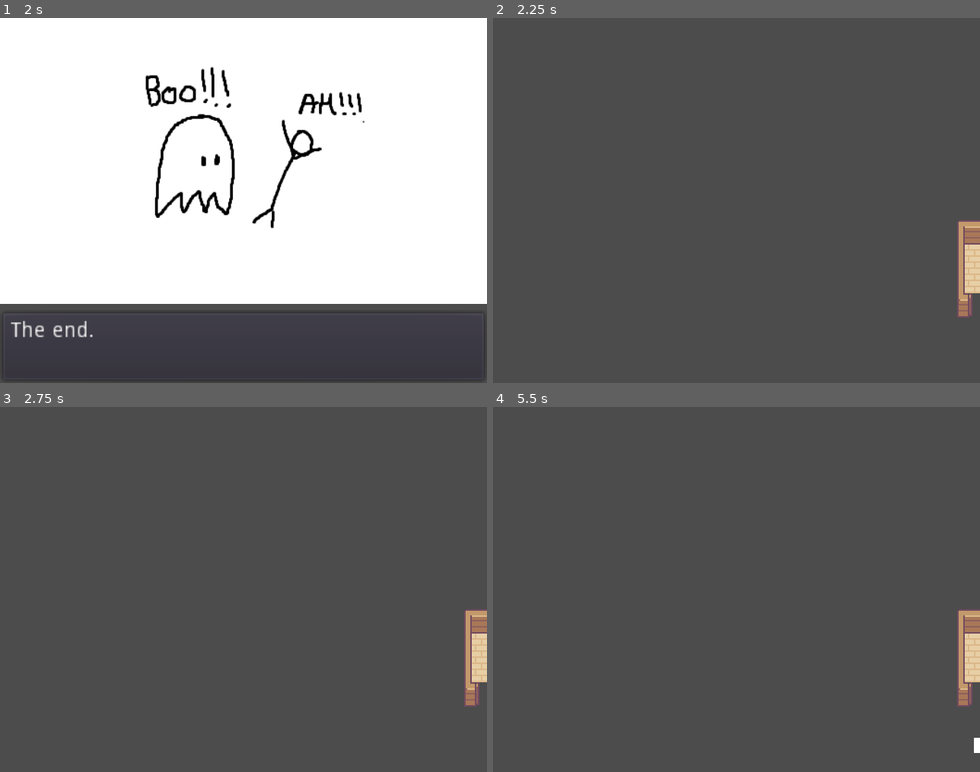
Above: before the commit, frames 1-4 (two rows, left to right).
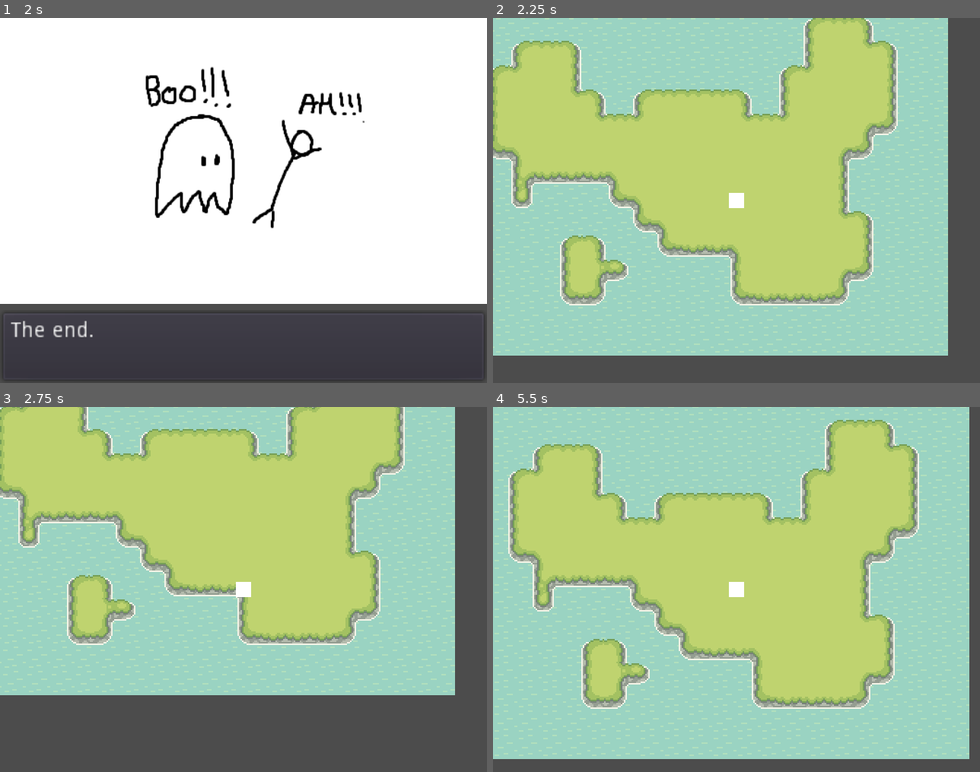
Above: after the commit, the same moments.

Repository: ZeeHatcher/project-dreams
Game: Godot game, scene res://scenes/main_menu/main_menu.tscn
Two runs of this game, one before a commit and one after it. Both use one fixed random seed, a clock stepped at 60 frames per second and the inputs below.
Inputs:
- Up to frame 1 (2 s): click "Play" at 0.5 s; tap Enter at 1.25 s; hold D (move_right) from 1.28 s (still down); hold Space (interact) from 1.28 s (still down)
- Up to frame 2 (2.25 s): release D (move_right) at 2.03 s; release Space (interact) at 2.03 s; hold S (move_down) from 2.03 s (still down); tap Space (interact) at 2.1 s
- Up to frame 3 (2.75 s): keep holding S (move_down)
- Up to frame 4 (5.5 s): release S (move_down) at 2.78 s; hold D (move_right) 2.78-3.53 s; hold Space (interact) 2.78-3.53 s; hold W (move_up) 3.53-4.28 s; tap Space (interact) at 3.6, 5.1 s; hold Space (interact) 4.28-5.03 s; hold A (move_left) from 4.28 s (still down)

Frame 1 is identical in both runs. In frame 2, 88% of the frame differs, in the area x 0-100%, y 0-93%; in frame 3, 75%; in frame 4, 95%, in the area x 0-100%, y 0-97%.

Commit message:
basic camera implementation, replace 'main' scene with 'game'

Diff:
--- /dev/null
+++ b/misc/camera.gd
@@ -0,0 +1,13 @@
+extends Camera2D
+
+
+export(NodePath) var tracked
+
+onready var _target = get_node(tracked)
+
+
+func _physics_process(_delta):
+	if not _target:
+		return
+
+	position = _target.position
--- /dev/null
+++ b/scenes/game/game.gd
@@ -0,0 +1,5 @@
+extends Node2D
+
+
+func _ready():
+	pass
--- a/scenes/game/game.tscn
+++ b/scenes/game/game.tscn
@@ -1,11 +1,14 @@
-[gd_scene load_steps=5 format=2]
+[gd_scene load_steps=7 format=2]
 
 [ext_resource path="res://scenes/game/floor_tileset.tres" type="TileSet" id=1]
 [ext_resource path="res://entities/acolyte/acolyte.tscn" type="PackedScene" id=2]
 [ext_resource path="res://scenes/game/decoration_tileset.tres" type="TileSet" id=3]
 [ext_resource path="res://scenes/game/water_tileset.tres" type="TileSet" id=4]
+[ext_resource path="res://misc/camera.gd" type="Script" id=5]
+[ext_resource path="res://scenes/game/game.gd" type="Script" id=6]
 
 [node name="Game" type="Node2D"]
+script = ExtResource( 6 )
 
 [node name="Water" type="TileMap" parent="."]
 tile_set = ExtResource( 4 )
@@ -24,7 +27,12 @@
 cell_size = Vector2( 16, 16 )
 format = 1
 
-[node name="Acolyte" parent="." instance=ExtResource( 2 )]
+[node name="Player" parent="." instance=ExtResource( 2 )]
 position = Vector2( 181, 136 )
 
 [node name="Sprite" type="Sprite" parent="."]
+
+[node name="Camera" type="Camera2D" parent="."]
+current = true
+script = ExtResource( 5 )
+tracked = NodePath("../Player")
--- a/scenes/intro/intro.gd
+++ b/scenes/intro/intro.gd
@@ -29,7 +29,7 @@
 		if _page < content.size():
 			_show_page(_page)
 		else:
-			get_tree().change_scene("res://scenes/main.tscn")
+			get_tree().change_scene("res://scenes/game/game.tscn")
 
 
 func _show_page(page):
